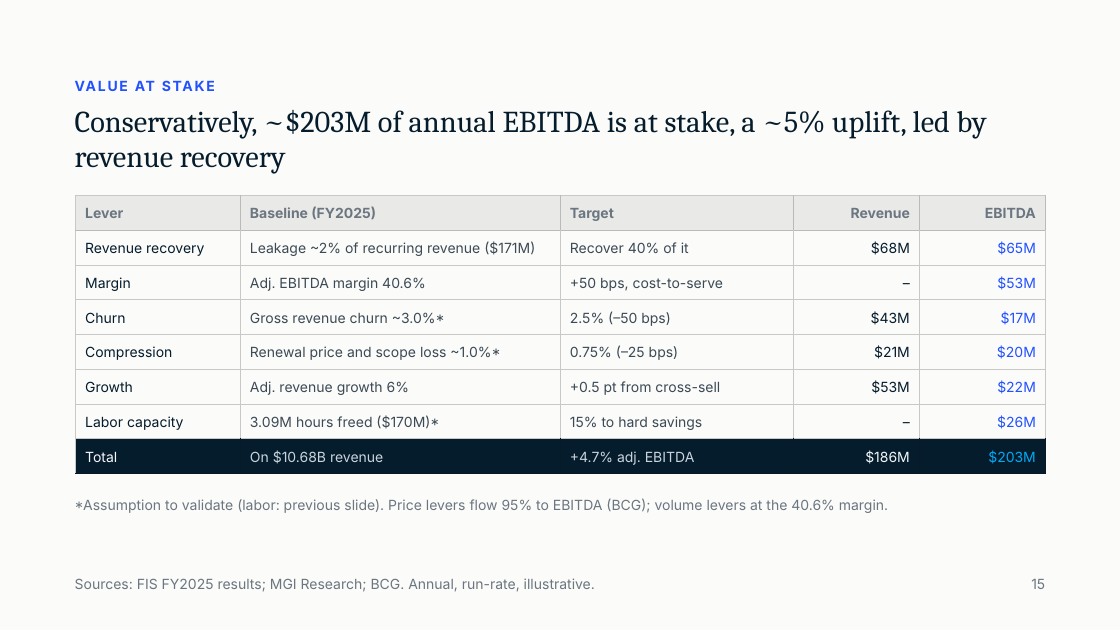
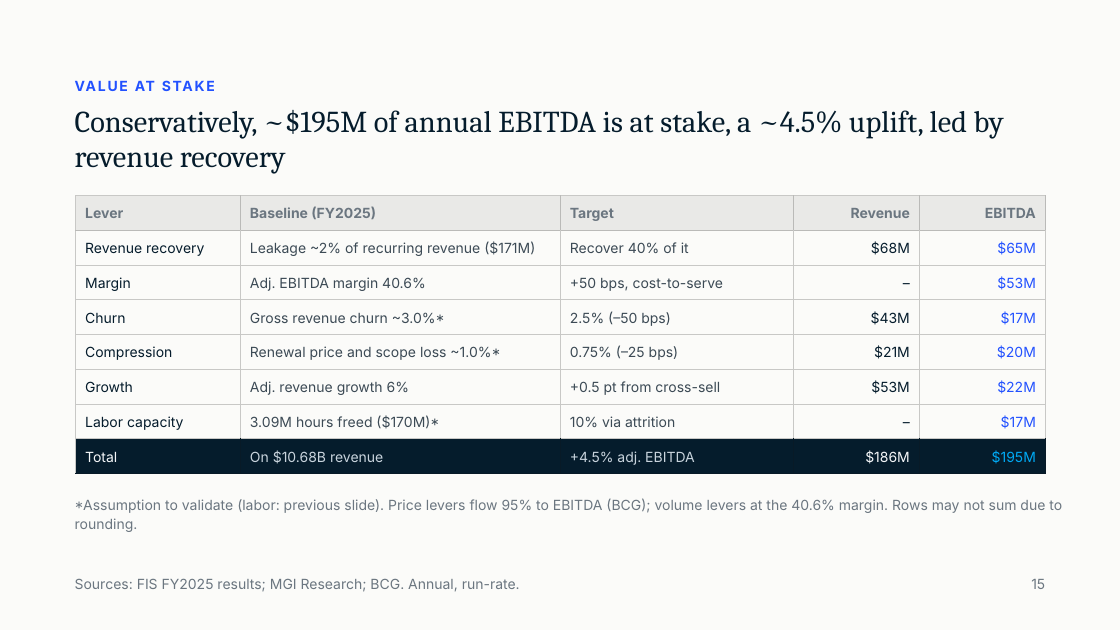
Before and after one commit to singhpawan/craigdeals, a slide deck: slide 16 of Enterprise Intelligence From Aggregated to Orchestrated.pptx (slide 15 before the commit). Drawn at 1120x630 pixels with LibreOffice and Linux fonts; fonts in the diff are those of the drawing. Boxes give left, top, right and bottom in pixels: in the first picture for what was removed or moved away, otherwise in the second. Text is boxed around its words. In the diff, an @@ line names an element or a change of style, - is before the commit and + after.

```diff
--- a/Enterprise Intelligence From Aggregated to Orchestrated.pptx
+++ b/Enterprise Intelligence From Aggregated to Orchestrated.pptx
@@ title at (x1=75, y1=110, x2=1004, y2=173): text changed @@
-Conservatively, ~$203M of annual EBITDA is at stake, a ~5% uplift, led by revenue recovery
+Conservatively, ~$195M of annual EBITDA is at stake, a ~4.5% uplift, led by revenue recovery
@@ table at (x1=76, y1=196, x2=1045, y2=474) @@
-row 7, column 3: 15% to hard savings
+row 7, column 3: 10% via attrition
-row 7, column 5: $26M
+row 7, column 5: $17M
-row 8, column 3: +4.7% adj. EBITDA
+row 8, column 3: +4.5% adj. EBITDA
-row 8, column 5: $203M
+row 8, column 5: $195M
@@ text at (x1=75, y1=498, x2=1062, y2=532): text changed @@
-*Assumption to validate (labor: previous slide). Price levers flow 95% to EBITDA (BCG); volume levers at the 40.6% margin.
+*Assumption to validate (labor: previous slide). Price levers flow 95% to EBITDA (BCG); volume levers at the 40.6% margin. Rows may not sum due to rounding.
@@ text at (x1=75, y1=579, x2=520, y2=592): text changed @@
-Sources: FIS FY2025 results; MGI Research; BCG. Annual, run-rate, illustrative.
+Sources: FIS FY2025 results; MGI Research; BCG. Annual, run-rate.
```
Also in this commit, not shown: 12 other slides changed, 9 slides added, 3 slides removed, 2 other files.
